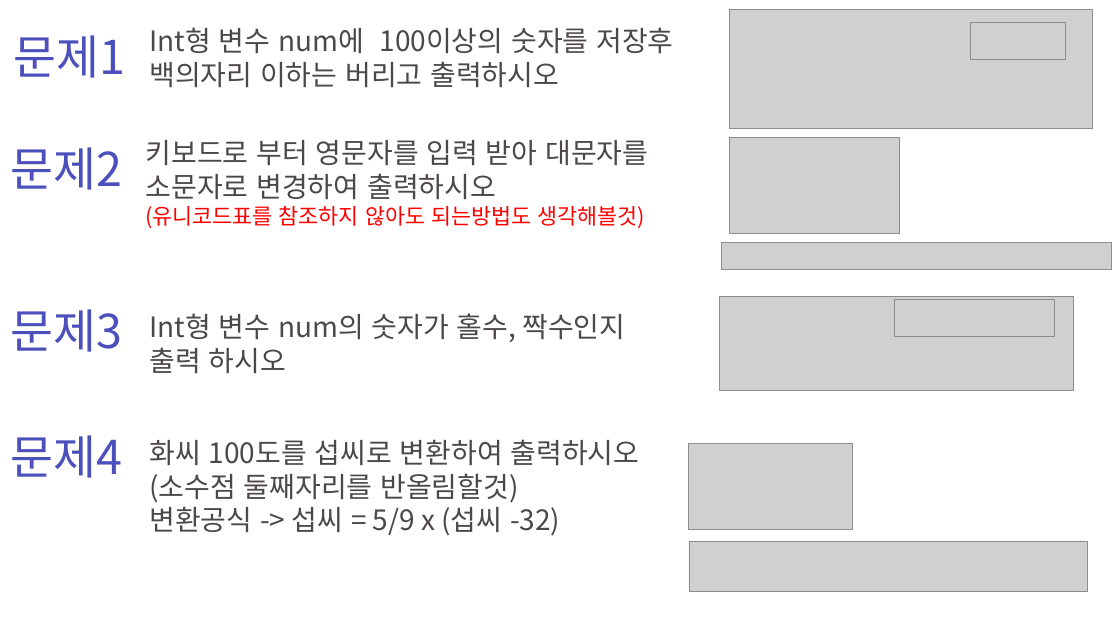
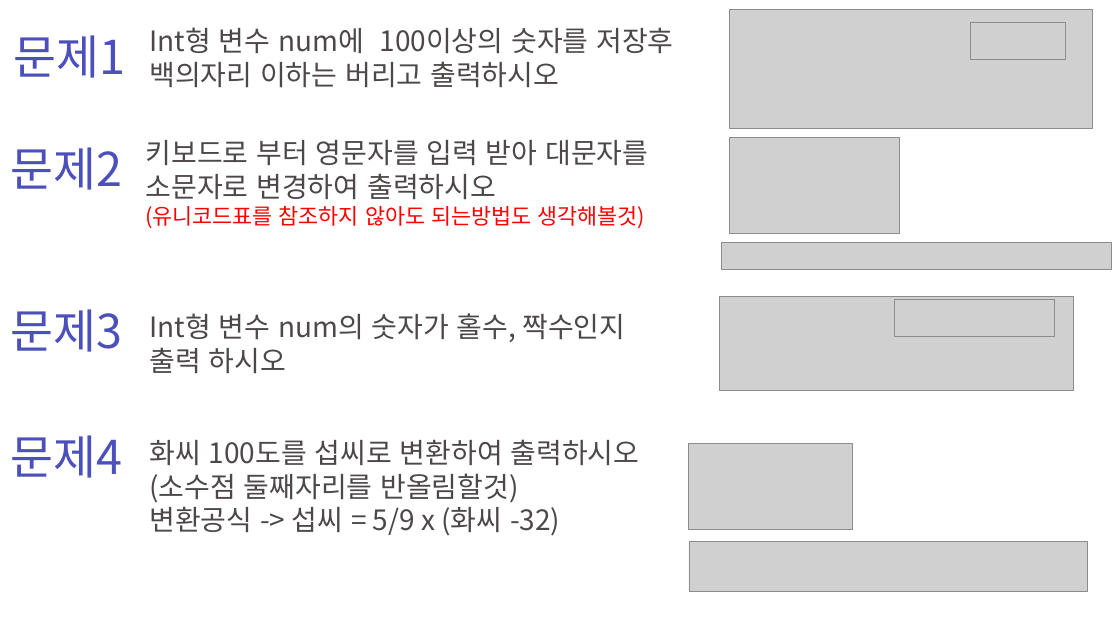
Before and after one commit to zest132/JavaLecture, a slide deck: slide 35 of JavaLecture/LectureFile/java 2강.pptx. Drawn at 1120x630 pixels with LibreOffice and Linux fonts; fonts in the diff are those of the drawing; grey boxes stand for pictures. Boxes give left, top, right and bottom in pixels: in the first picture for what was removed or moved away, otherwise in the second. Text is boxed around its words. In the diff, an @@ line names an element or a change of style, - is before the commit and + after.

```diff
--- a/JavaLecture/LectureFile/java 2강.pptx
+++ b/JavaLecture/LectureFile/java 2강.pptx
@@ text at bbox=[149, 502, 560, 536]: text changed @@
-변환공식 -> 섭씨 = 5/9 x (섭씨 -32)
+변환공식 -> 섭씨 = 5/9 x (화씨 -32)
```
Also in this commit, not shown: 2 other files.
